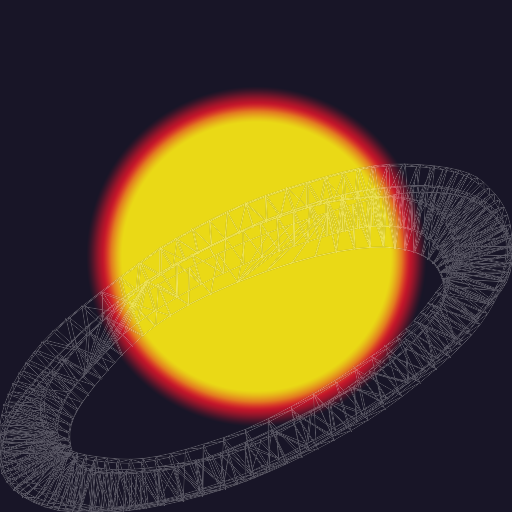
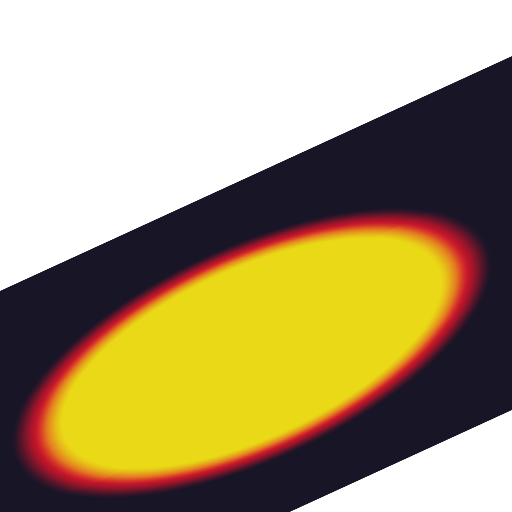
Two versions of the same layered image (w=512, h=512). Layer-by-layer changes:
hid "Layer 1" over [left=0, top=163, right=512, bottom=512]
painted on "Gradient Fill 3 copy" over [left=0, top=0, right=512, bottom=512]
hid "Gradient Fill 3" over [left=0, top=0, right=512, bottom=512]
